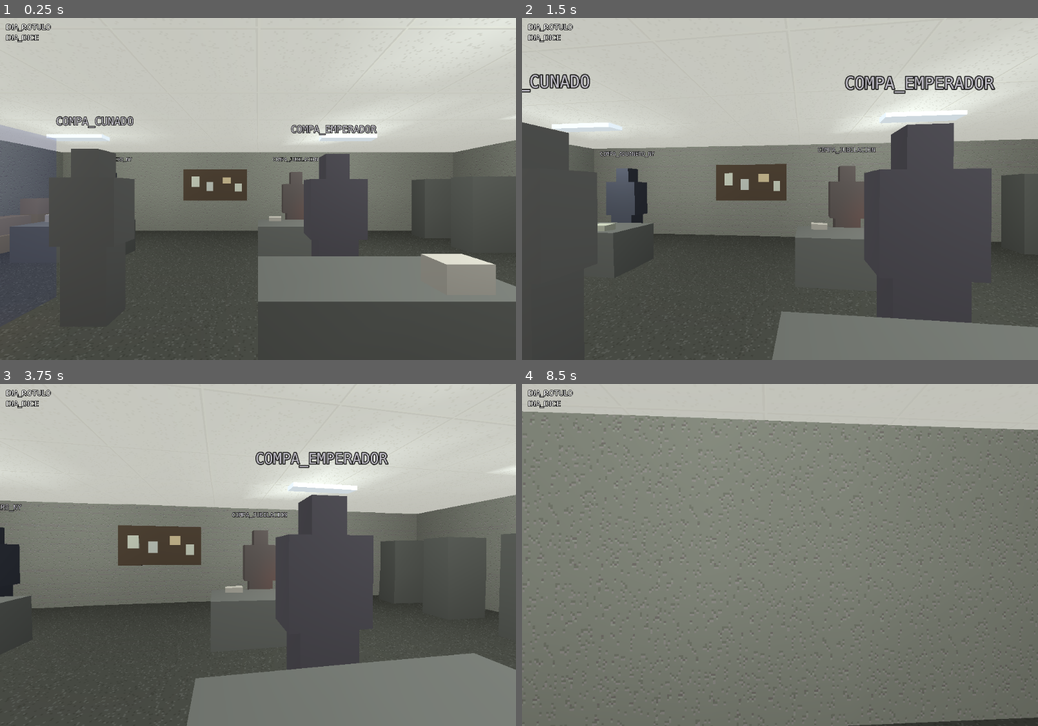
Above: before the commit, frames 1-4 (two rows, left to right).
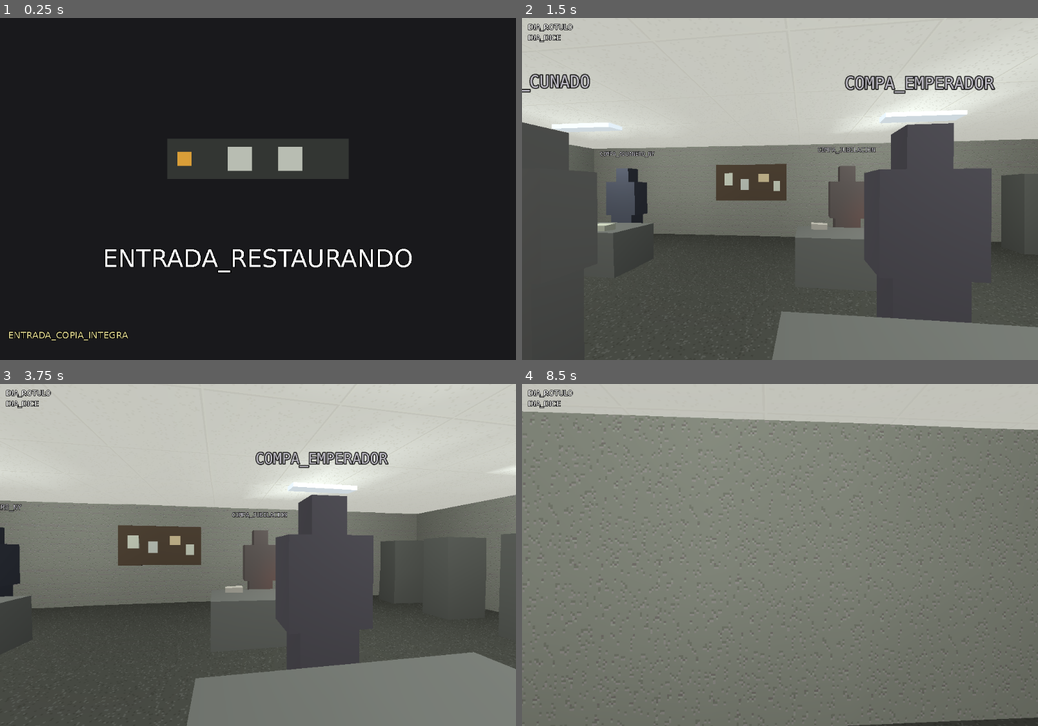
Above: after the commit, the same moments.

Repository: eGurucharri/expediente-legado
Game: Godot game, scene res://escenas/dia.tscn
Two runs of this game, one before a commit and one after it. Both use one fixed random seed, a clock stepped at 60 frames per second and the inputs below.
Inputs (mouse positions are in pixels of both pictures, inside the frame that each line leads up to):
- Up to frame 1 (0.25 s): no input
- Up to frame 2 (1.5 s): tap Enter at 0.5 s; move the mouse to (805, 189) at 0.52 s; hold Up (ui_up) from 0.53 s (still down); tap Space at 1.25 s; move the mouse to (754, 189) at 1.27 s
- Up to frame 3 (3.75 s): keep holding Up (ui_up); tap Enter at 2, 3.5 s; move the mouse to (268, 548) at 2.02 s; tap Space at 2.75 s; move the mouse to (252, 561) at 2.77 s; move the mouse to (294, 558) at 3.52 s
- Up to frame 4 (8.5 s): tap Space at 4.25 s; move the mouse to (738, 551) at 4.27 s; move the mouse to (785, 555) at 5.02 s; move the mouse to (759, 548) at 5.77 s; release Up (ui_up) at 5.78 s; hold Right (ui_right) 5.78-6.53 s; move the mouse to (805, 555) at 6.52 s; hold Up (ui_up) from 6.53 s (still down); move the mouse to (754, 555) at 7.27 s; move the mouse to (790, 548) at 8.02 s

The runs differ from the first frame. In frame 1, 99% of the frame differs, in the area x 0-100%, y 0-100%; in frame 2, less than 0.1%; in frame 3, less than 0.1%; in frame 4, 0.2%.

Commit message:
feat(68): la entrada de una vida laboral
Lo primero que ve el jugador. Hasta ahora el juego abría directamente en un
expediente, sin decir quién eres, dónde estás ni qué es SIGA.

Deja puestas las tres cosas que pide #68: que esto es una copia restaurada de
un sistema de los noventa, que tú eres el auditor que la abre, y —de remate—
que nadie más va a mirar.

Va en 2D, al revés que el careo: el careo presenta a una persona y necesita
una sala y un contrapicado; aquí lo que arranca es un programa, y un programa
de esta época se presenta como una pantalla que se enciende.

La variación de cada vuelta (decisión de 2026-09-10) es que la copia se
degrada: el registro de restauración se elige por la cuenta de vistas, que ya
es de por vida y no de la vuelta, así que no hace falta ningún contador nuevo.
La serie se agota en su última línea en vez de dar la vuelta — volver a "copia
íntegra" en la quinta vida laboral desharía lo único que la variación afirma.

Tres cosas que solo se vieron MIRANDO las capturas, y que ninguna prueba veía:

- Los rótulos del día se leían ENCIMA de la pantalla de arranque, así que un
  compañero te hablaba antes de que hubieras entrado, en la cinemática cuyo
  remate es que no hay nadie más. Se apagan mientras dura.
- La barra de la cinta salía con sus veinticuatro bloques puestos, o sea que
  se leía como una restauración terminada. El reproductor mueve una figura,
  no la revela por partes, así que va a medias: la misma figura quieta se lee
  entonces como una en curso.
- La ficha y la lista de usuarios acababan detrás de su propio rótulo.

Suite: 373 -> 386 pasadas (+13), sin fallos nuevos. Los 2 fallos que quedan
son de importación de .ogg en el entorno local y ya estaban en la base.

Refs #68, #66, #67
Co-Authored-By: Claude Opus 5 <noreply@anthropic.com>

Diff:
--- a/godot/datos/textos.csv
+++ b/godot/datos/textos.csv
@@ -102,6 +102,17 @@
 DIA_SIN_GATO,  ·  sin gato
 DIA_SIN_GATO_AVISO,  El gato no está.
 DIA_VIVIR,Vivir cuesta %d. Le quedan %d.%s
+ENTRADA_AUDITOR,AUDITOR EN TURNO: {usuario}
+ENTRADA_COPIA_INDICES,"Copia parcial. No se restauran los índices; el volumen se monta sin ellos."
+ENTRADA_COPIA_INTEGRA,Copia íntegra. Sin incidencias que reseñar.
+ENTRADA_COPIA_SECTORES,"Copia con sectores ilegibles. Se restaura lo legible y se continúa."
+ENTRADA_COPIA_SIN_CUENTA,"No consta cuántas veces se ha restaurado este volumen. El campo no admite ese número."
+ENTRADA_NADIE_MIRA,NINGÚN OTRO USUARIO CONSTA CON ACCESO A ESTE VOLUMEN
+ENTRADA_RESTAURANDO,RESTAURANDO COPIA DE SEGURIDAD
+ENTRADA_SISTEMA,SIGA-98 · SISTEMA INTEGRAL DE GESTIÓN DE ARCHIVO
+ENTRADA_VOZ_SOLO,"Lo que haga aquí no lo revisa nadie. Tampoco lo revisó nadie antes."
+ENTRADA_VOZ_TURNO,"Acreditación vigente. Fecha de alta anterior a la contratación; el sistema no señala el desajuste."
+ENTRADA_VOZ_VOLUMEN,"Volumen montado en modo lectura y escritura. Última salida limpia: no consta."
 FICHA_COMITE,COMITÉ
 FICHA_PERSONA,PERSONA
 FICHA_RECLAMANTE,[b]%s[/b]   ·   %s\n\n%s
--- a/godot/guion/dia_app.gd
+++ b/godot/guion/dia_app.gd
@@ -18,6 +18,12 @@
 var _rotulo: Label
 var _nomina: Label
 var _pantalla: CanvasLayer
+## Los rótulos del día. Se guarda para poder apagarlos mientras se pone la
+## entrada de la vuelta.
+var _hud: CanvasLayer
+## La entrada de la vuelta mientras se está poniendo (#68). Fuera de ella es
+## nula: el reproductor se descarta al terminar en vez de quedarse escuchando.
+var _entrada: Node3D
 var _ambiente: Environment
 var _sol: DirectionalLight3D
 var _voz: AudioStreamPlayer
@@ -38,6 +44,61 @@
 	_montar_entorno()
 	_montar_interfaz()
 	_entrar_en(jornada["fase"])
+	_abrir_vuelta()
+
+
+## La entrada de una vida laboral (#68).
+##
+## Se pone ENCIMA de la oficina ya montada y no antes de montarla: así al
+## terminar no hay ningún fotograma en negro esperando a que se construya el
+## archivo, y saltarla deja al jugador exactamente donde estaría.
+##
+## Solo abre una vuelta —día uno, en el archivo y con la jornada entera por
+## delante—, que es lo que distingue empezar de volver a cargar una partida a
+## medias. Una entrada que se repita cada vez que se abre el juego dejaría de
+## ser una entrada.
+##
+## PENDIENTE: hoy esto solo puede ocurrir al arrancar el proceso, porque
+## `Jornada.reiniciar_vuelta` todavía no lo llama ninguna pantalla — el careo,
+## el despido y la reasignación existen como lógica probada (`Acusacion`) pero
+## no están cableados a ninguna escena. Cuando lo estén (#73), la reasignación
+## tendrá que volver a pasar por aquí, o la segunda vuelta empezará sin puerta
+## por la que entrar.
+func _abrir_vuelta() -> void:
+	if jornada["fase"] != "archivo" or jornada["dia"] != 1:
+		return
+	if jornada["acciones"] != Jornada.ACCIONES_POR_DIA:
+		return
+
+	# El cuerpo se queda quieto mientras dura: la cinemática se salta con
+	# cualquier tecla, y sin esto esa misma tecla sería también un paso.
+	_caminante.set_physics_process(false)
+
+	# Y los rótulos del día se apagan. No es limpieza: la oficina ya está
+	# montada detrás, así que sin esto la frase de un compañero se lee ENCIMA de
+	# la pantalla de arranque —alguien te habla antes de que hayas entrado, en la
+	# cinemática cuyo remate es que no hay nadie más—.
+	_hud.visible = false
+
+	_entrada = load("res://escenas/cinematica.tscn").instantiate()
+	add_child(_entrada)
+	_entrada.terminada.connect(_cerrar_vuelta)
+	var vistas := Cinematica.vistas_de(partida.estado, EntradaCinematica.ID)
+	_entrada.reproducir(EntradaCinematica.planos_de(vistas), EntradaCinematica.ID, partida.estado)
+
+
+## Al acabar la entrada se guarda, y no por costumbre: lo que hay que conservar
+## es que se ha visto. Sin este guardado la cuenta se pierde al cerrar el juego
+## y la entrada volvería a durar lo mismo para siempre, que es justo lo que el
+## acortado de #67 vino a evitar.
+func _cerrar_vuelta() -> void:
+	if _entrada == null:
+		return
+	_entrada.queue_free()
+	_entrada = null
+	_caminante.set_physics_process(true)
+	_hud.visible = true
+	partida.guardar()
 
 
 ## Luz y ambiente. Una sola direccional y bastante ambiente: en un sitio de
@@ -75,6 +136,7 @@
 func _montar_interfaz() -> void:
 	var capa := CanvasLayer.new()
 	add_child(capa)
+	_hud = capa
 
 	var caja := VBoxContainer.new()
 	caja.set_anchors_and_offsets_preset(Control.PRESET_TOP_LEFT)
--- /dev/null
+++ b/godot/guion/entrada_cinematica.gd
@@ -0,0 +1,212 @@
+## La entrada: lo primero que se ve de una vida laboral.
+##
+## Hasta ella el juego abría directamente en un expediente, sin decir quién
+## eres, dónde estás ni qué es SIGA. Tiene que dejar tres cosas puestas antes de
+## que nadie lea nada: que esto es una **copia restaurada** de un sistema de los
+## noventa, que **tú eres el auditor** que la abre, y que **nadie más va a
+## mirar** — lo último es el remate, y es lo que convierte el resto del juego en
+## algo que ocurre sin testigos.
+##
+## Es 2D a propósito, al revés que el careo. El careo presenta a una persona y
+## por eso necesita una sala y un contrapicado; aquí no hay a quién mirar: lo
+## que arranca es un programa, y un programa de esta época se presenta como una
+## pantalla que se enciende. No hay regla que diga qué momento va en qué medio
+## —lo dice `Cinematica`— y esta es la mitad 2D de esa afirmación.
+##
+## **Se ve cada vuelta** (decisión de 2026-09-10). Cada vez que te reasignan
+## vuelves a entrar por la puerta, y algo ha cambiado: la copia está un poco
+## peor que la anterior. La repetición es el reloj del juego, que es lo que un
+## juego de vueltas quiere. Lo que evita que canse no es verla menos, es que el
+## reproductor la acorta solo a partir de la segunda vista (#67), así que a la
+## quinta vuelta lo que queda es justo lo que ha cambiado.
+class_name EntradaCinematica
+extends RefCounted
+
+## Con qué nombre lleva el reproductor la cuenta de veces vista.
+const ID := "entrada"
+
+## El usuario del jugador. No es un nombre inventado para esta cinemática: es el
+## que el archivo ya usa —`auditor01` aparece en los expedientes, incluso en uno
+## que lo lista como firmante autorizado desde 1958—. Escribir aquí otro nombre
+## sería estrenar un segundo protagonista.
+const USUARIO := "auditor01"
+
+## Lo que dice el registro de restauración, una línea por vuelta. **La copia se
+## degrada**: es la variación que pide la decisión de #68, y no es decorado —
+## dice, sin decirlo, que cada vida laboral se archiva sobre la anterior.
+##
+## Se recorre por la cuenta de vistas, que ya es de por vida y no de la vuelta,
+## así que esto no necesita ningún contador propio. La última se repite para
+## siempre: quedarse sin líneas no puede dejar la pantalla muda, y una copia que
+## ya no sabe cuántas veces se ha restaurado es el final honesto de la serie.
+const REGISTRO_POR_VUELTA := [
+	"ENTRADA_COPIA_INTEGRA",
+	"ENTRADA_COPIA_SECTORES",
+	"ENTRADA_COPIA_INDICES",
+	"ENTRADA_COPIA_SIN_CUENTA",
+]
+
+## El gris de fósforo de un terminal de la época y el ámbar del testigo de la
+## unidad de cinta. No salen de `EstiloSiga` porque no son el escritorio: son la
+## pantalla de ANTES del escritorio, que es la que se ve mientras el sistema
+## todavía no ha arrancado.
+const FOSFORO := Color(0.72, 0.74, 0.70)
+const TESTIGO := Color(0.85, 0.62, 0.22)
+const APAGADO := Color(0.20, 0.21, 0.20)
+## El bloque que todavía no se ha restaurado. Tiene que verse —si fuera del
+## color del marco, la barra parecería más corta en vez de ir por la mitad.
+const HUECO := Color(0.33, 0.34, 0.32)
+
+## Cuántos bloques tiene la barra de la cinta, cuánto mide cada uno y cuántos
+## van llenos.
+##
+## Va a MEDIAS y no entera: el reproductor mueve una figura, no la revela por
+## partes, así que una barra con sus veinticuatro bloques puestos se lee como
+## una restauración que ya ha terminado — que es lo contrario de lo que dice el
+## plano. A medias, la misma figura quieta se lee como una en curso.
+const BLOQUES := 24
+const BLOQUE := Vector2(22, 26)
+const BLOQUES_LLENOS := 15
+
+## Por debajo de esto empieza el rótulo del reproductor, y una figura que baje
+## más se le mete debajo. No es margen de gusto: en la primera versión la lista
+## de usuarios acababa detrás de su propio rótulo.
+const SUELO_FIGURA := 95.0
+
+
+## El plano de rodaje de esta vuelta.
+##
+## [param vistas] es la cuenta que lleva el reproductor: elige la línea del
+## registro y, aparte, es lo que hace que la cinemática se acorte sola. Los dos
+## usos son del mismo dato a propósito — la copia se degrada al mismo ritmo al
+## que la entrada se abrevia, así que lo que sobrevive del último plano es lo
+## que peor está.
+static func planos_de(vistas: int = 0) -> Array:
+	return Cinematica.resolver(planos(vistas), {"usuario": USUARIO}, vistas)
+
+
+## Los planos sin resolver. Aparte de `planos_de` para poder validarlos: un
+## plano mal declarado tiene que reventar al construir el catálogo y no a mitad
+## de la cinemática, donde se quedaría clavado y parecería un cuelgue.
+static func planos(vistas: int = 0) -> Array:
+	return [
+		{
+			# La unidad de cinta buscando. Un solo testigo encendido sobre negro:
+			# antes de que haya nada que leer, lo único que hay es una máquina
+			# haciendo ruido.
+			"tipo": "2d",
+			"nombre": "cinta",
+			"figura": _testigo(),
+			"desde": Vector2.ZERO,
+			"hasta": Vector2.ZERO,
+			"segundos": 2.0,
+			"rotulo": "ENTRADA_RESTAURANDO",
+			"voz": registro_de(vistas),
+		},
+		{
+			# La barra que se llena. Va con bloques y no con una barra lisa
+			# porque una barra lisa es de ahora: en esta máquina el progreso se
+			# contaba en cuadrados que aparecen de golpe.
+			"tipo": "2d",
+			"nombre": "volcado",
+			"figura": _barra(),
+			"desde": Vector2.ZERO,
+			"hasta": Vector2.ZERO,
+			"segundos": 2.4,
+			"rotulo": "ENTRADA_SISTEMA",
+			"voz": "ENTRADA_VOZ_VOLUMEN",
+		},
+		{
+			# Y quién lo está abriendo. La ficha entra desde la izquierda, que es
+			# el gesto de algo que el sistema saca de un cajón.
+			"tipo": "2d",
+			"nombre": "acreditacion",
+			"figura": _ficha(),
+			"desde": Vector2(-420, 0),
+			"hasta": Vector2.ZERO,
+			"segundos": 2.2,
+			"rotulo": "ENTRADA_AUDITOR",
+			"voz": "ENTRADA_VOZ_TURNO",
+		},
+		{
+			# El remate: nadie más tiene acceso a este volumen. Es la frase que
+			# hay que conservar por muy vista que esté la cinemática, y por eso
+			# va la última — el suelo del remate (`Cinematica.SUELO_REMATE`) es
+			# más alto que el de los demás planos justo para esto.
+			"tipo": "2d",
+			"nombre": "solo",
+			"figura": _solo(),
+			"desde": Vector2.ZERO,
+			"hasta": Vector2.ZERO,
+			"segundos": 2.6,
+			"rotulo": "ENTRADA_NADIE_MIRA",
+			"voz": "ENTRADA_VOZ_SOLO",
+		},
+	]
+
+
+## Qué dice el registro de restauración en esta vuelta. La serie se agota en su
+## última línea en vez de dar la vuelta: volver a "copia íntegra" en la quinta
+## vida laboral desharía lo único que esta variación afirma.
+static func registro_de(vistas: int) -> String:
+	var cual := clampi(vistas, 0, REGISTRO_POR_VUELTA.size() - 1)
+	return REGISTRO_POR_VUELTA[cual]
+
+
+# --- Las figuras ------------------------------------------------------------
+#
+# Rectángulos con color y nada más: el reproductor no sabe que está pintando una
+# unidad de cinta, igual que no sabe que el careo le pasa una sala. Las
+# coordenadas son relativas al centro de la pantalla, que es lo que
+# `cinematica_app` les suma.
+
+
+static func _testigo() -> Array:
+	return [
+		# El frontal de la unidad, y su testigo encendido a un lado.
+		{"rect": Rect2(-180, -100, 360, 80), "color": APAGADO},
+		{"rect": Rect2(-160, -74, 28, 28), "color": TESTIGO},
+		# Las dos bobinas, que es lo que hace reconocible el trasto.
+		{"rect": Rect2(-60, -84, 48, 48), "color": FOSFORO},
+		{"rect": Rect2(40, -84, 48, 48), "color": FOSFORO},
+	]
+
+
+static func _barra() -> Array:
+	var figura := [{"rect": Rect2(-280, -60, 560, 60), "color": APAGADO}]
+	for i in BLOQUES:
+		(
+			figura
+			. append(
+				{
+					"rect": Rect2(-268 + float(i) * BLOQUE.x, -43, BLOQUE.x - 4, BLOQUE.y),
+					"color": FOSFORO if i < BLOQUES_LLENOS else HUECO,
+				}
+			)
+		)
+	return figura
+
+
+static func _ficha() -> Array:
+	return [
+		# La tarjeta, su franja de datos y el hueco de la foto — vacío, porque
+		# en este archivo la foto de un auditor tampoco consta.
+		{"rect": Rect2(-210, -190, 420, 250), "color": FOSFORO},
+		{"rect": Rect2(-190, -170, 120, 150), "color": APAGADO},
+		{"rect": Rect2(-50, -170, 240, 22), "color": APAGADO},
+		{"rect": Rect2(-50, -130, 190, 16), "color": APAGADO},
+		{"rect": Rect2(-50, -102, 210, 16), "color": APAGADO},
+		{"rect": Rect2(-190, -6, 380, 12), "color": TESTIGO},
+	]
+
+
+static func _solo() -> Array:
+	# Una sola casilla marcada en una lista de usuarios con sitio para seis. Lo
+	# que dice el plano no es que estés solo: es que la lista tiene dónde poner
+	# a alguien más y no hay nadie más.
+	var figura := []
+	for i in 6:
+		figura.append({"rect": Rect2(-240, -190 + float(i) * 46, 480, 28), "color": APAGADO})
+	figura.append({"rect": Rect2(-240, -190, 480, 28), "color": FOSFORO})
+	figura.append({"rect": Rect2(-268, -188, 20, 24), "color": TESTIGO})
+	return figura
--- a/godot/pruebas/capturar.gd
+++ b/godot/pruebas/capturar.gd
@@ -22,7 +22,12 @@
 
 	# Qué escena capturar: por defecto el visor.
 	var ruta := "res://escenas/visor.tscn"
-	if destino.contains("ventanilla"):
+	if destino.contains("entrada"):
+		# La entrada (#68) se pone encima del día, así que la escena es la misma:
+		# lo que cambia es que aquí se adelanta plano a plano en vez de esperar a
+		# que termine.
+		ruta = "res://escenas/dia.tscn"
+	elif destino.contains("ventanilla"):
 		ruta = "res://escenas/ventanilla.tscn"
 	elif destino.contains("dia"):
 		ruta = "res://escenas/dia.tscn"
@@ -59,6 +64,27 @@
 			await process_frame
 		var imagen_c := root.get_texture().get_image()
 		imagen_c.save_png(destino)
+		print("captura en %s" % destino)
+		quit(0)
+		return
+
+	if destino.contains("entrada"):
+		# La entrada son cuatro planos y hay que mirarlos por separado, igual que
+		# los del careo: se adelanta por el reproductor común, que es quien la
+		# lleva. Con un plano negativo se salta, para comprobar que saltarla deja
+		# la oficina a la vista y no una pantalla a medias.
+		var plano_e := int(argumentos[1]) if argumentos.size() > 1 else 0
+		for i in 3:
+			await process_frame
+		if plano_e < 0:
+			escena._entrada.saltar()
+		else:
+			for i in plano_e:
+				escena._entrada._siguiente()
+		for i in 6:
+			await process_frame
+		var imagen_e := root.get_texture().get_image()
+		imagen_e.save_png(destino)
 		print("captura en %s" % destino)
 		quit(0)
 		return
--- a/godot/pruebas/pruebas_espacios_y_sueno.gd
+++ b/godot/pruebas/pruebas_espacios_y_sueno.gd
@@ -425,6 +425,77 @@
 		"la cinemática del careo está bien declarada",
 		Cinematica.validar(CareoCinematica.PLANOS),
 		[]
+	)
+
+	# --- La entrada de una vida laboral (#68) ---
+
+	comprobar.call(
+		"la entrada está bien declarada", Cinematica.validar(EntradaCinematica.planos()), []
+	)
+
+	var entrada := EntradaCinematica.planos_de()
+	comprobar.call("la entrada tiene sus cuatro planos", entrada.size(), 4)
+	comprobar.call("y dura algo", Cinematica.duracion(entrada) > 0.0, true)
+
+	# Las tres cosas que #68 le pide que deje puestas: que es una copia
+	# restaurada, quién la abre y que no mira nadie.
+	comprobar.call(
+		"dice que es una copia restaurada",
+		entrada[0]["rotulo"],
+		TranslationServer.translate("ENTRADA_RESTAURANDO")
+	)
+	comprobar.call(
+		"nombra al auditor que la abre",
+		entrada[2]["rotulo"].contains(EntradaCinematica.USUARIO),
+		true
+	)
+	comprobar.call(
+		"y remata diciendo que no mira nadie",
+		entrada[3]["rotulo"],
+		TranslationServer.translate("ENTRADA_NADIE_MIRA")
+	)
+
+	# La variación de cada vuelta: la copia se degrada. Es lo que hace que
+	# repetirla sea el reloj del juego y no una repetición.
+	comprobar.call(
+		"la primera vuelta trae una copia íntegra",
+		EntradaCinematica.registro_de(0),
+		"ENTRADA_COPIA_INTEGRA"
+	)
+	comprobar.call(
+		"la segunda ya no",
+		EntradaCinematica.registro_de(1) != EntradaCinematica.registro_de(0),
+		true
+	)
+	# La serie se agota en su última línea en vez de dar la vuelta: volver a
+	# "copia íntegra" en la quinta vida laboral desharía lo que esto afirma.
+	comprobar.call(
+		"y no vuelve nunca al principio",
+		EntradaCinematica.registro_de(99),
+		EntradaCinematica.REGISTRO_POR_VUELTA[-1]
+	)
+
+	# Por muy vista que esté conserva su remate: una entrada que desapareciera
+	# dejaría al jugador dentro de una oficina sin haber entrado en ella.
+	var gastada := EntradaCinematica.planos_de(99)
+	comprobar.call("muy vista sigue durando algo", Cinematica.duracion(gastada) > 0.0, true)
+	comprobar.call(
+		"y el remate sigue siendo el más largo de sus planos",
+		gastada[3]["segundos"] >= gastada[0]["segundos"],
+		true
+	)
+	comprobar.call(
+		"muy vista sigue diciendo que no mira nadie",
+		gastada[3]["rotulo"],
+		TranslationServer.translate("ENTRADA_NADIE_MIRA")
+	)
+
+	# Rodarla no puede estropear la siguiente.
+	entrada[0]["rotulo"] = "ESTROPEADO"
+	comprobar.call(
+		"la entrada se entrega en copia",
+		EntradaCinematica.planos_de()[0]["rotulo"],
+		TranslationServer.translate("ENTRADA_RESTAURANDO")
 	)
 
 	# --- La cuenta de vistas, que es estado de partida ---
